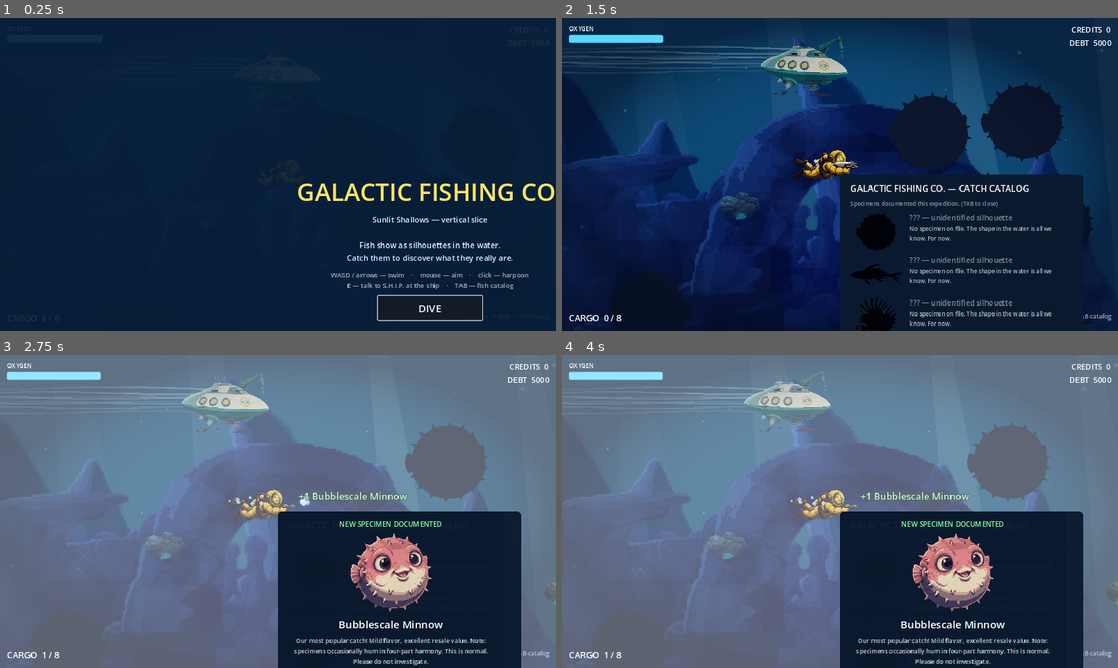
Above: before the commit, frames 1-4 (two rows, left to right).
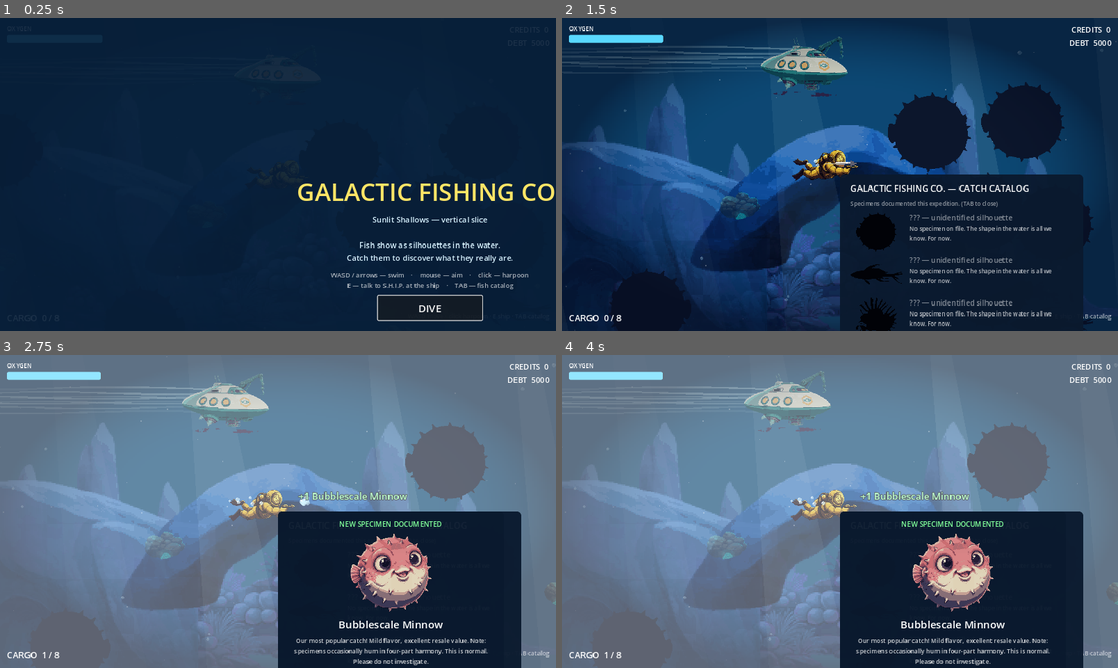
Above: after the commit, the same moments.

Repository: Chowwyie/galactic-fishing-co
Game: Godot game, scene res://scenes/main.tscn
The game is run twice, just before and just after one commit, with the same random seed, the same clock (stepped at 60 frames per second) and the same inputs.
Inputs (mouse positions are in pixels of both pictures, inside the frame that each line leads up to):
- Up to frame 1 (0.25 s): no input
- Up to frame 2 (1.5 s): click "DIVE" at 0.5 s; tap Enter at 1.25 s; move the mouse to (962, 158) at 1.27 s; hold D from 1.28 s (still down); tap Tab at 1.35 s; click (962, 158) at 1.42 s
- Up to frame 3 (2.75 s): move the mouse to (166, 527) at 2.02 s; release D at 2.03 s; hold S from 2.03 s (still down); tap E at 2.1 s
- Up to frame 4 (4 s): move the mouse to (895, 442) at 2.77 s; release S at 2.78 s; hold D 2.78-3.53 s; tap Tab at 2.85 s; move the mouse to (812, 574) at 3.52 s; hold W from 3.53 s (still down); tap E at 3.6 s; click (812, 574) at 3.67 s

The runs differ from the first frame. In frame 2, 20% of the frame differs, in the area x 0-95%, y 6-100%; in frame 3, 14%; in frame 4, 14%.

Commit message:
Iter2: smooth batch-E backdrops (no more mosaic tile seams); fix double env build

Diff:
--- a/scripts/environment.gd
+++ b/scripts/environment.gd
@@ -26,7 +26,6 @@
 	_build_rays()
 	_build_surface()
 	_build_particles()
-	_build_v3_accents()
 
 func _spr(tex: Texture2D, pos: Vector2, scl: float, mod: Color = Color.WHITE) -> Sprite2D:
 	var s := Sprite2D.new()
Binary file changed: assets/sprites/env-cliff-wall.png
Binary file changed: assets/sprites/env-coral-forest.png
Binary file changed: assets/sprites/env-distant-arch.png
Binary file changed: assets/sprites/env-distant-spires.png
